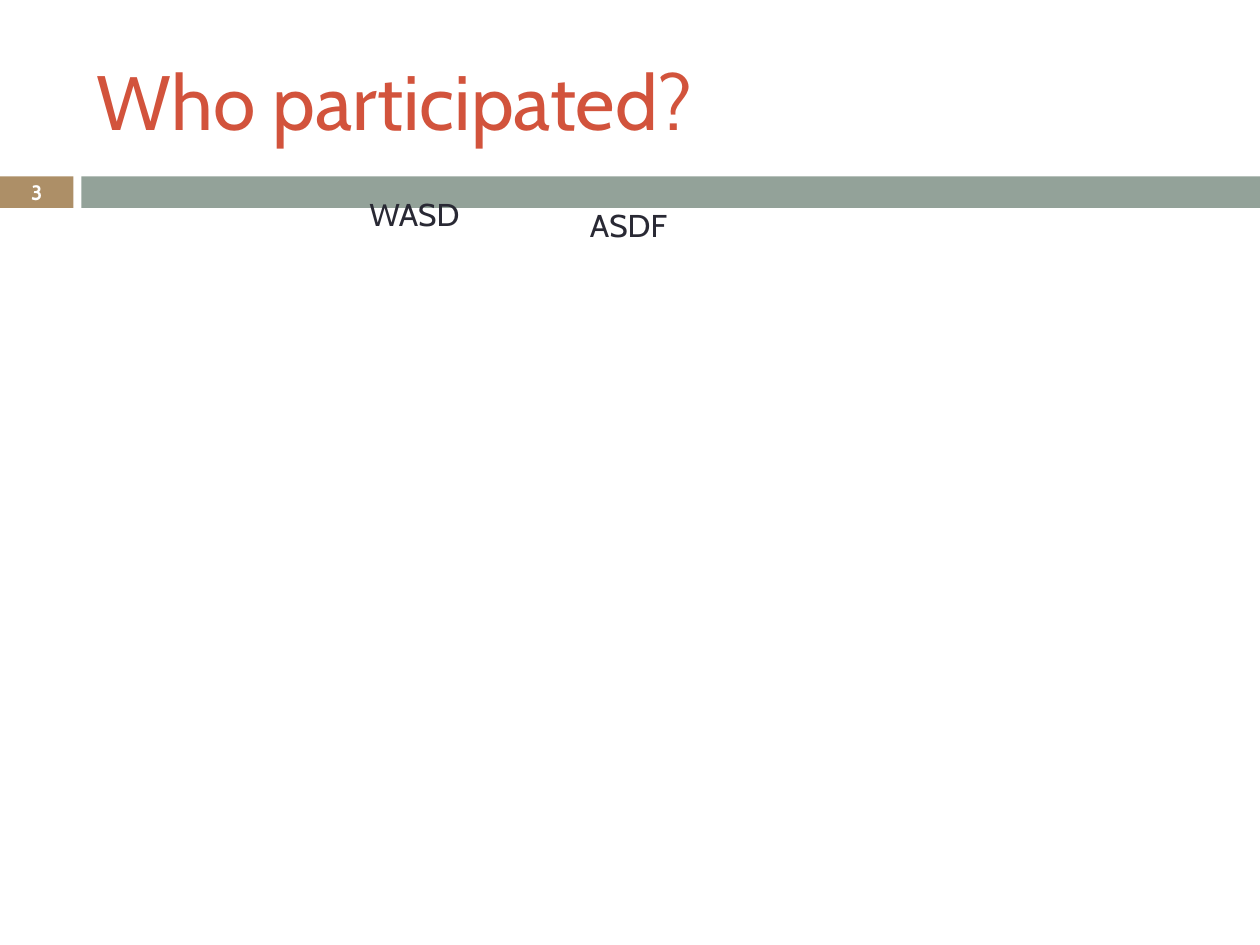
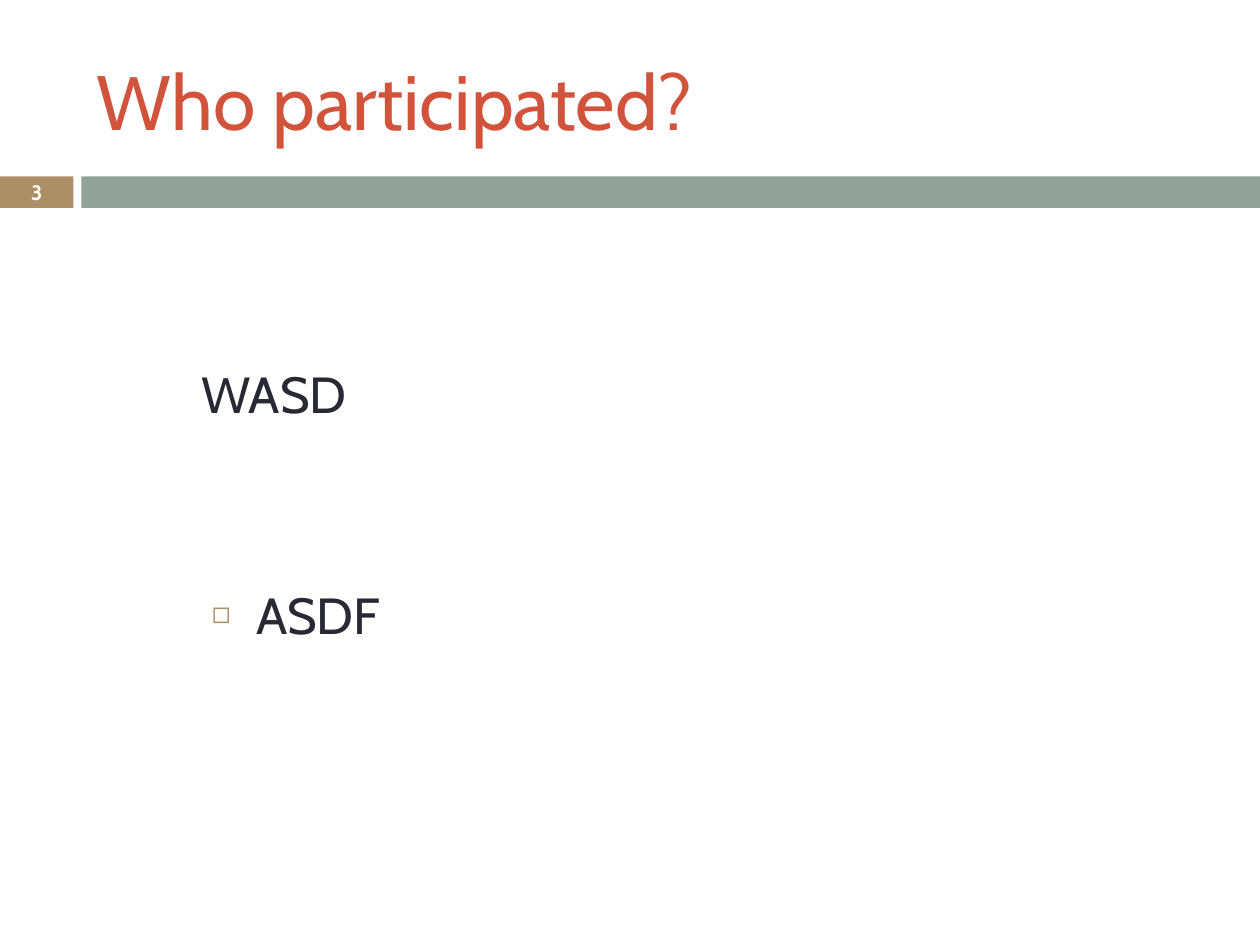
Before and after one commit to LukeSteg/LCABiometric, a slide deck: slide 3 of exampleOutput.pptx. Drawn at 1260x945 pixels with LibreOffice and Linux fonts; fonts in the diff are those of the drawing. Boxes give left, top, right and bottom in pixels: in the first picture for what was removed or moved away, otherwise in the second. Text is boxed around its words. In the diff, an @@ line names an element or a change of style, - is before the commit and + after.

```diff
--- a/exampleOutput.pptx
+++ b/exampleOutput.pptx
@@ text "WASD": place and size @@
-text "WASD" at bbox=[369, 199, 459, 227]
+text "WASD" at bbox=[201, 376, 346, 414]
@@ text "WASD" at bbox=[201, 376, 346, 414]: size 18 to 29 pt; more space between paragraphs @@
@@ text "ASDF": place and size @@
-text "ASDF" at bbox=[590, 214, 667, 238]
+text "ASDF" at bbox=[256, 597, 380, 635]
@@ text "ASDF" at bbox=[256, 597, 380, 635]: size 18 to 29 pt; bullet none to ◻; more space between paragraphs @@
```
Also in this commit, not shown: 2 other slides changed, 13 other files.
